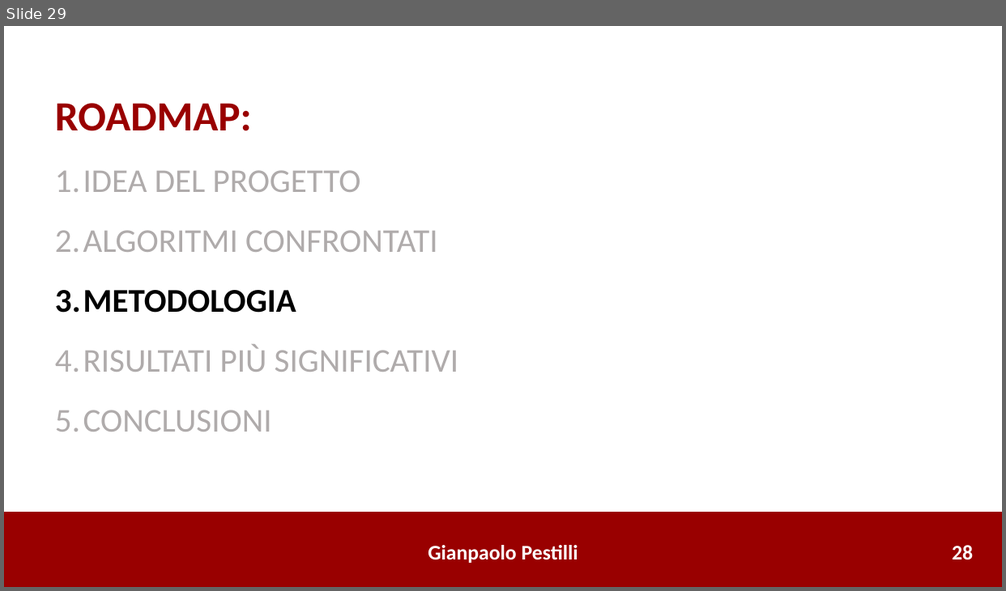
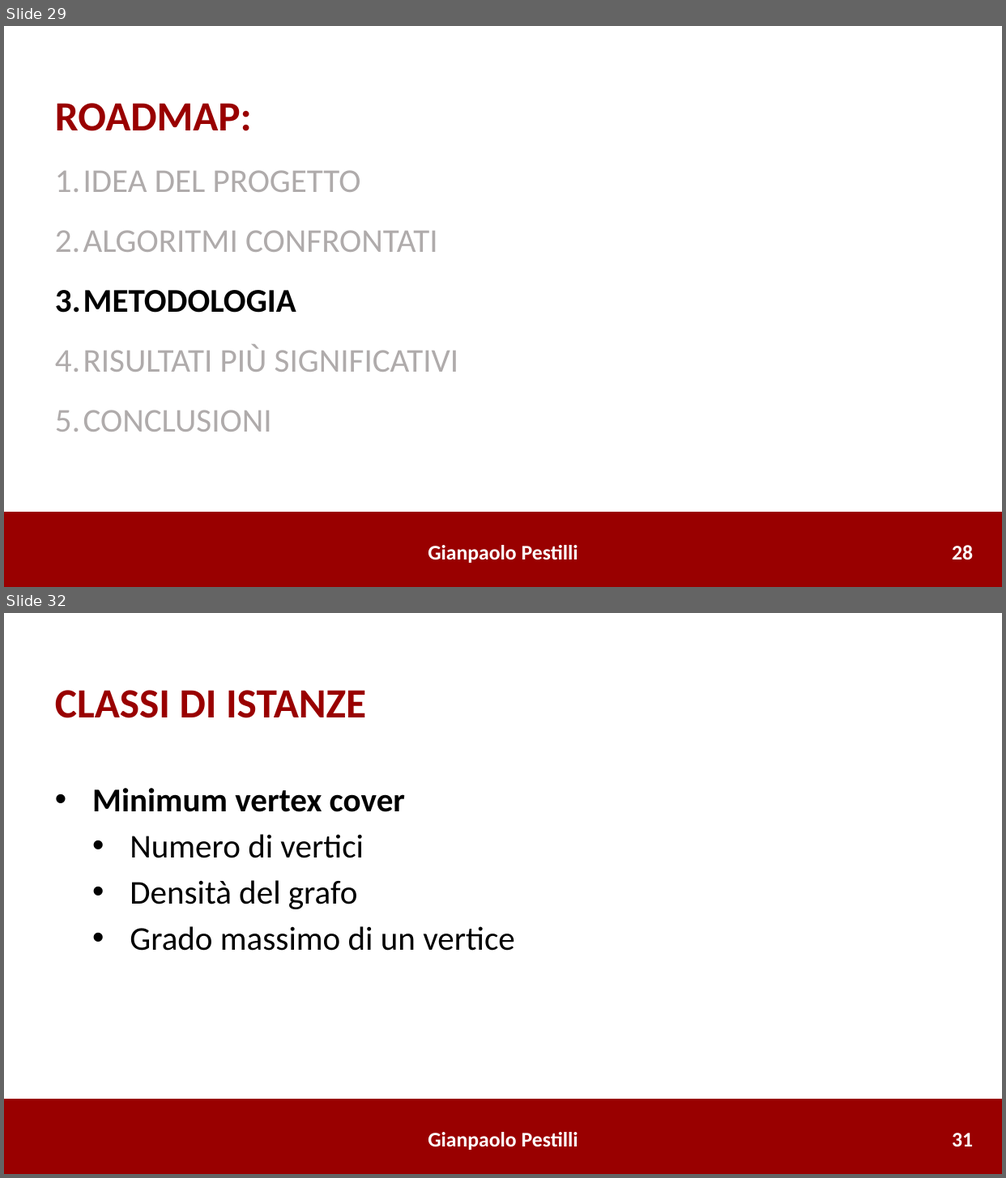
Before and after one commit to gianpaolo-pestilli/amod_project, a slide deck: Risultati_0386492.pptx. Shown one above the other, each under a label of ours: slide 29 before the commit, slides 29 and 32 after it; the slides between them are not shown. The pictures are 1006x591 and 1006x1178 pixels, drawn with LibreOffice and Linux fonts; fonts in the diff are those of the drawing. Boxes give left, top, right and bottom in pixels: in the first picture for what was removed or moved away, otherwise in the second. Text is boxed around its words. In the diff, an @@ line names an element or a change of style, - is before the commit and + after.

```diff
--- a/Risultati_0386492.pptx
+++ b/Risultati_0386492.pptx
@@ slide 32 added at bbox=[4, 613, 1002, 1174], background #FFFFFF @@
@@ text added at bbox=[55, 690, 515, 951], 32 pt, text #000000 @@
+CLASSI DI ISTANZE
+• Minimum vertex cover
+  • Numero di vertici
+  • Densità del grafo
+  • Grado massimo di un vertice
@@ rectangle added at bbox=[4, 1099, 1002, 1174], fill #990000, outline #990000 1 pt @@
@@ text added at bbox=[428, 1132, 578, 1150], 20 pt, text #FFFFFF, bold @@
+Gianpaolo Pestilli
@@ text added at bbox=[952, 1133, 973, 1147], 20 pt, text #FFFFFF, bold @@
+31
```
Also in this commit, not shown: 30 other slides added, 3 other files.
